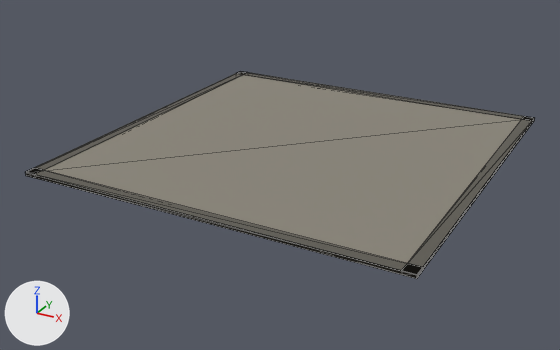
What one commit did to the glTF model assets/models/base_pad.glb.
Rendered twice from a 50 mm lens placed at (8.81, -17.24, 7.63), pointed at (-0.36, -0.57, -0.7). Lighting does not change. The marker at lower left points along +X, +Y and +Z. The first picture is the older version. Mesh edges are drawn as thin lines. Vertices at exactly the same position are counted once.

In view in the first picture: 'Body'.
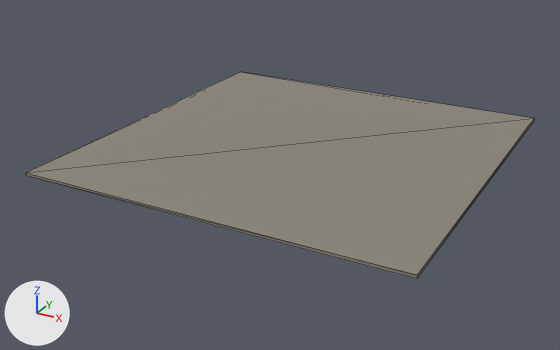
What differs and where, as boxes [x1, y1, x2, y2] in the pictures (560 x 350 px):
```json
{"object": "Body", "change": "reshaped", "before": [25, 71, 534, 279], "after": [26, 72, 534, 279]}
{"part": 1, "of": "me_body", "change": "deleted", "before": [25, 71, 534, 279]}
```

The change, as JSON lines over the scene's bpy script:
```json
{"block": "me_body", "where": "# used by ob_body; location = (0.0, 0.0, 0.0)"}
{"op": "remove", "block": "me_body", "code": "me_body.from_pydata(...)  # 28 vertices, 60 faces; spans x -5.0..5.0, y -5.0..5.0, z 0.0..0.1"}
{"op": "add", "block": "me_body", "code": "me_body.from_pydata(...)  # 8 vertices, 12 faces; spans x -5.0..5.0, y -5.0..5.0, z 0.0..0.08"}
{"block": "me_body", "change": "me_body part 1"}
{"block": "me_body", "change": "20 vertices are removed from x -5.0..5.0, y -5.0..5.0, z 0.0..0.1"}
{"block": "me_body", "change": "48 faces are deleted"}
{"op": "remove", "block": "me_body", "code": "me_body.materials.append(mat_concrete_dark)  # dark grey #5e5b53"}
```
